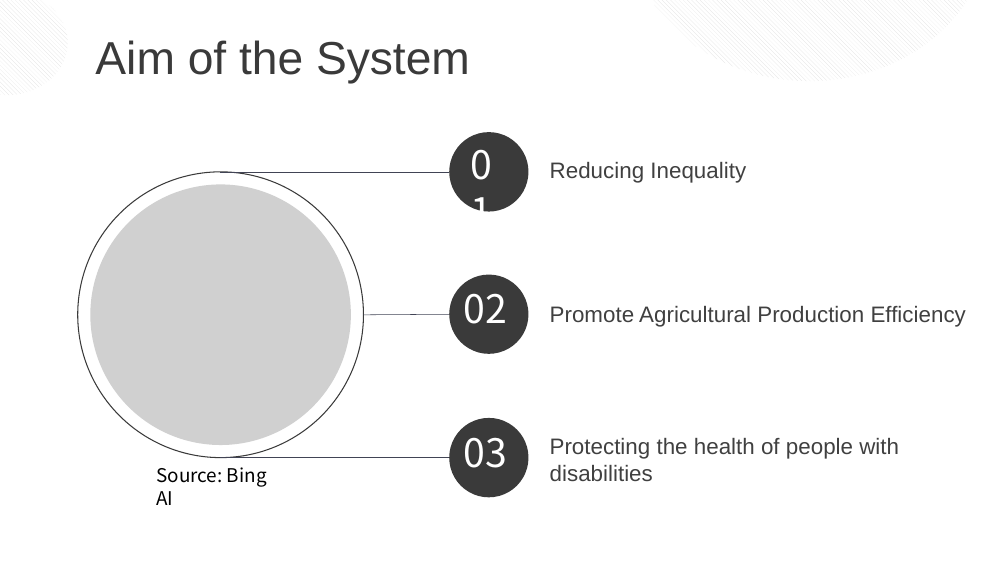
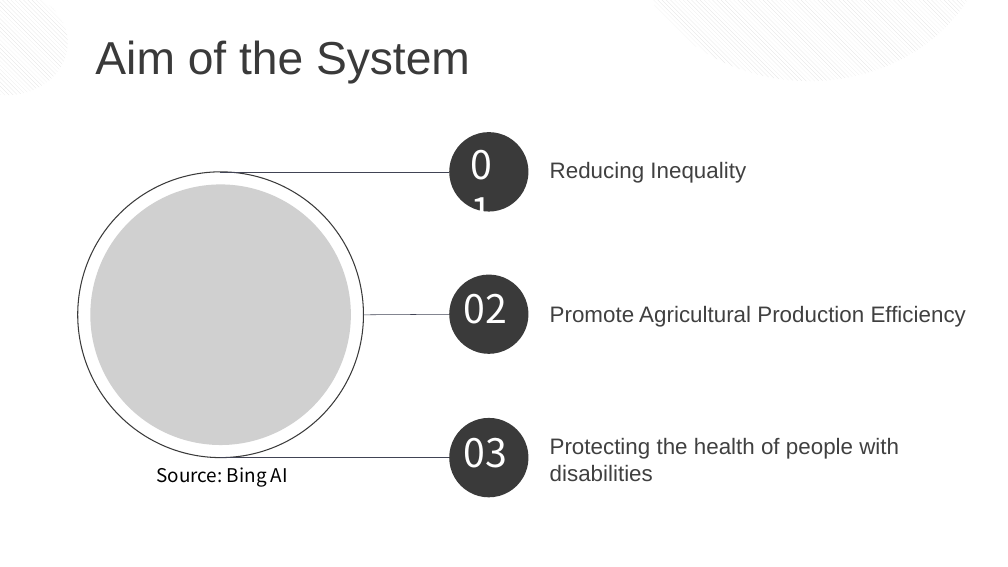
Before and after one commit to JannLeo/Summary-of-learning-experience, a slide deck: slide 2 of master/Modern Industry Practice/Phase2/组员ppt/ljn_EMG.pptx. Drawn at 1008x567 pixels with LibreOffice and Linux fonts; fonts in the diff are those of the drawing; grey boxes stand for pictures. Boxes give left, top, right and bottom in pixels: in the first picture for what was removed or moved away, otherwise in the second. Text is boxed around its words. In the diff, an @@ line names an element or a change of style, - is before the commit and + after.

```diff
--- a/master/Modern Industry Practice/Phase2/组员ppt/ljn_EMG.pptx
+++ b/master/Modern Industry Practice/Phase2/组员ppt/ljn_EMG.pptx
@@ text "Source: Bing AI" rewrapped from (156, 467, 267, 505) to (156, 467, 288, 487) @@
```
Also in this commit, not shown: 1 other slide changed, 2 other files.
